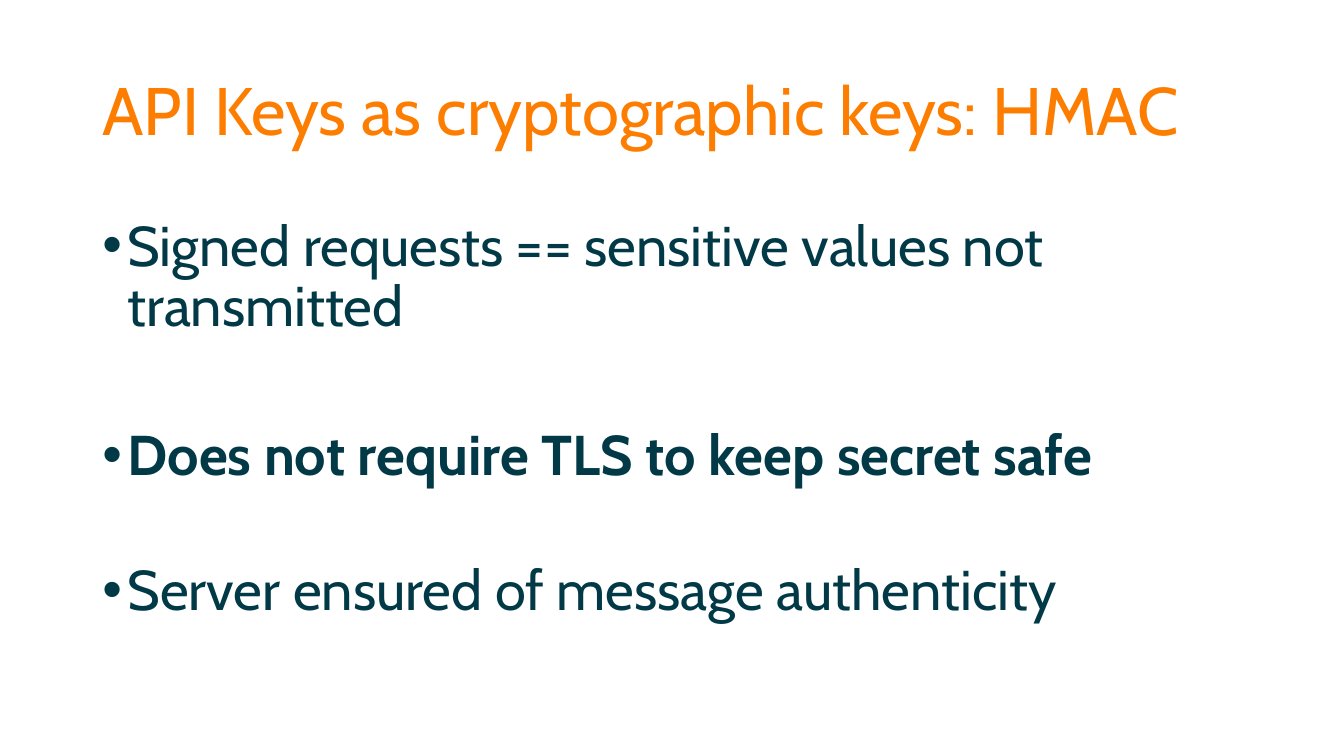
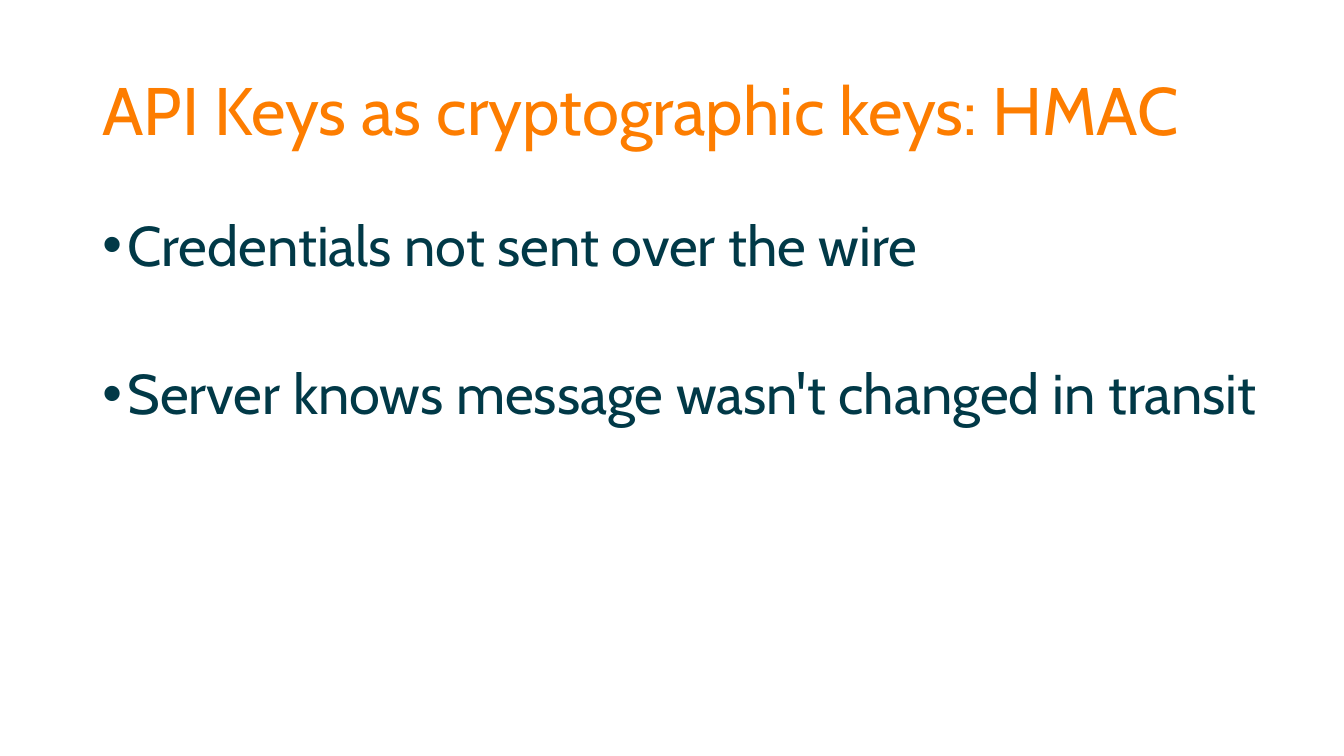
Before and after one commit to spetryjohnson/Securing-Your-API-Endpoints, a slide deck: slide 32 of Securing Your API Endpoints.pptx (slide 30 before the commit). Drawn at 1344x756 pixels with LibreOffice and Linux fonts; fonts in the diff are those of the drawing. Boxes give left, top, right and bottom in pixels: in the first picture for what was removed or moved away, otherwise in the second. Text is boxed around its words. In the diff, an @@ line names an element or a change of style, - is before the commit and + after.

```diff
--- a/Securing Your API Endpoints.pptx
+++ b/Securing Your API Endpoints.pptx
@@ text at [128, 224, 1256, 427]: text changed @@
-• Signed requests == sensitive values not transmitted
-• Does not require TLS to keep secret safe
-• Server ensured of message authenticity
+• Credentials not sent over the wire
+• Server knows message wasn't changed in transit
```
Also in this commit, not shown: 19 other slides changed, 3 slides added, 3 other files.
